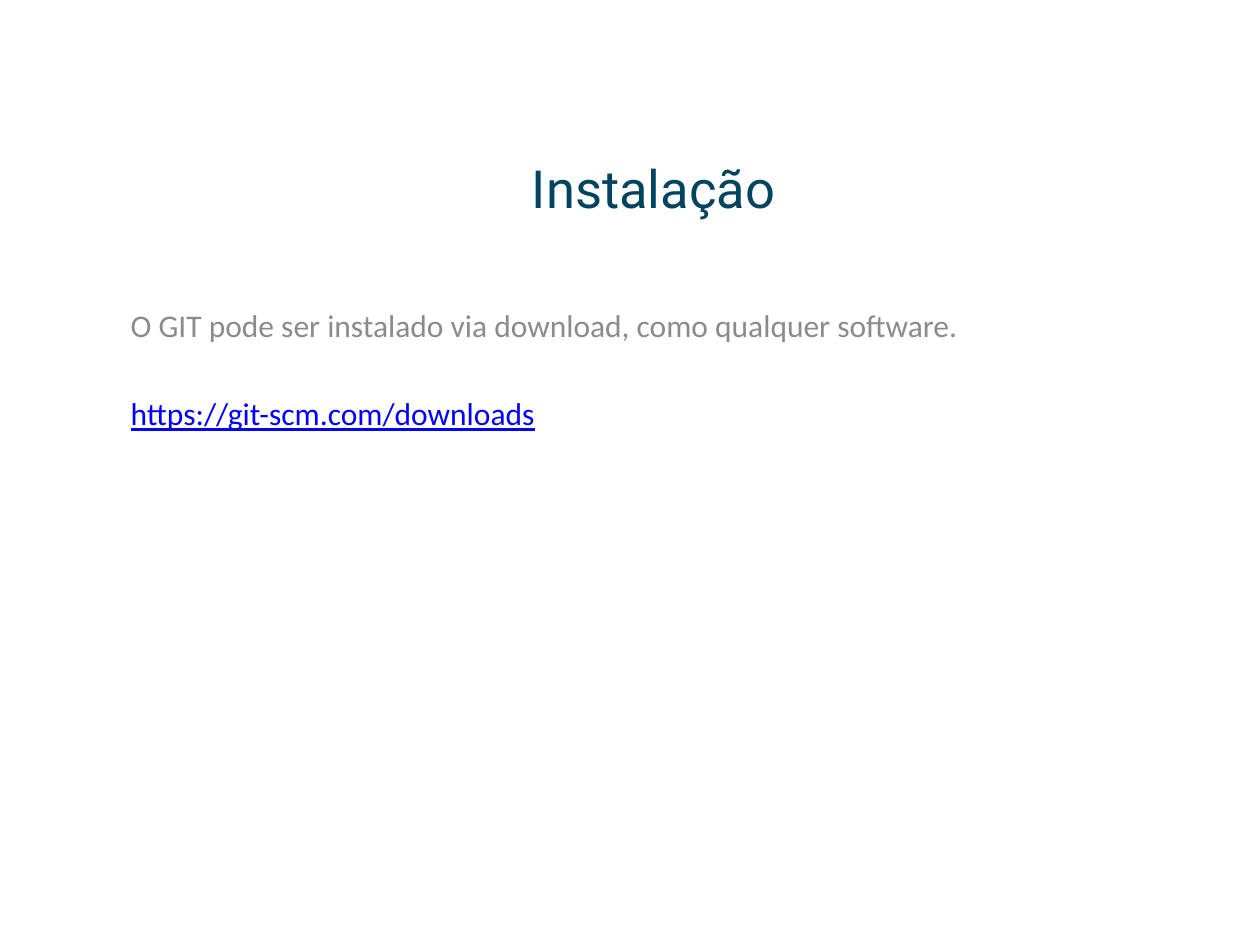
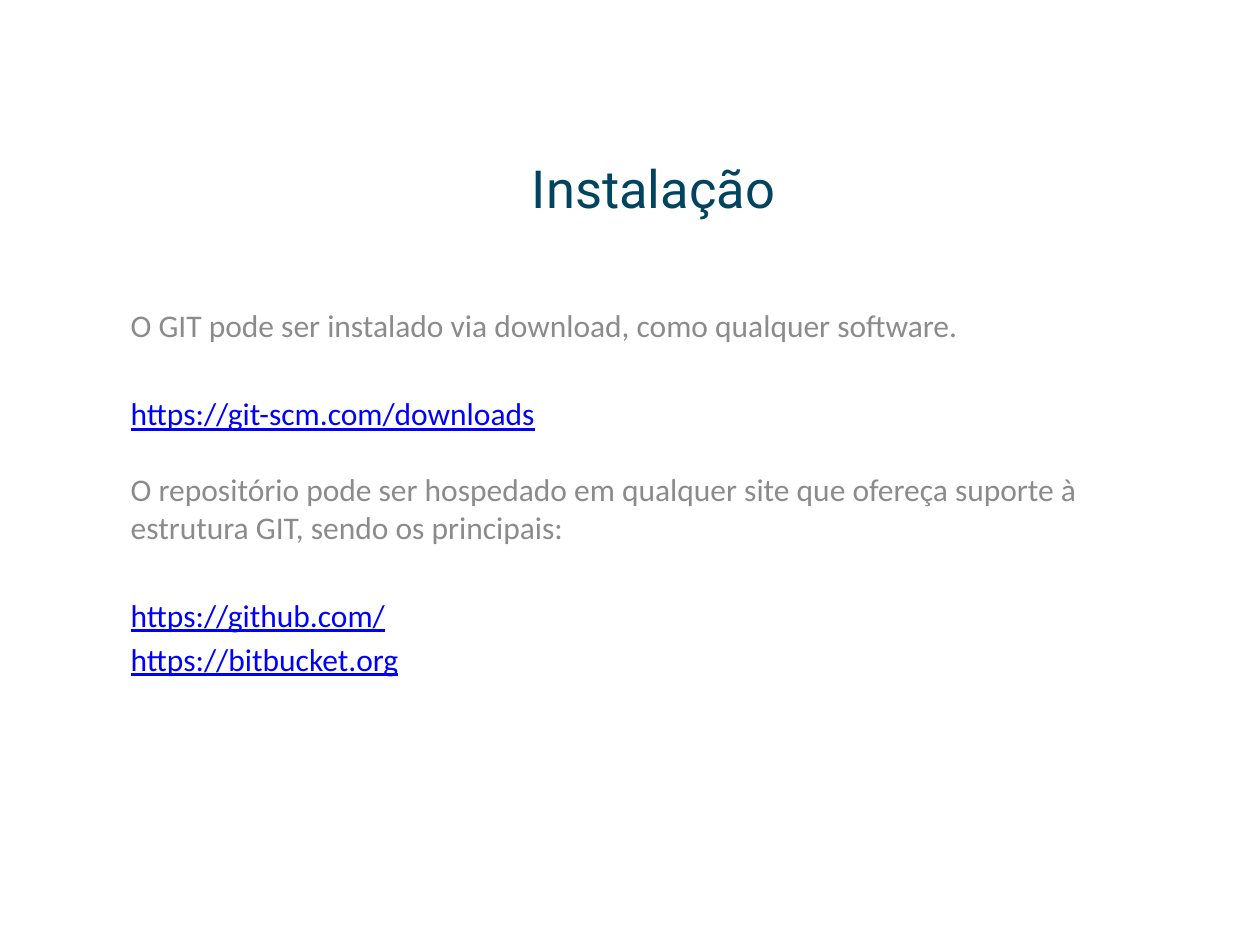
Before and after one commit to leafarcathal/gitws, a slide deck: slide 4 of Workshop.pptx. Drawn at 1260x945 pixels with LibreOffice and Linux fonts; fonts in the diff are those of the drawing; background and template pictures are left out. Boxes give left, top, right and bottom in pixels: in the first picture for what was removed or moved away, otherwise in the second. Text is boxed around its words. In the diff, an @@ line names an element or a change of style, - is before the commit and + after.

Commit message:
upd apresentacao

```diff
--- a/Workshop.pptx
+++ b/Workshop.pptx
@@ subtitle at <box>131,403,1076,677</box>: text changed; text colour #0000FF to #8C8C8C @@
-https://git-scm.com/downloads
+https://git-scm.com/downloads
+O repositório pode ser hospedado em qualquer site que ofereça suporte à estrutura GIT, sendo os principais:
+https://github.com/
+https://bitbucket.org
```
